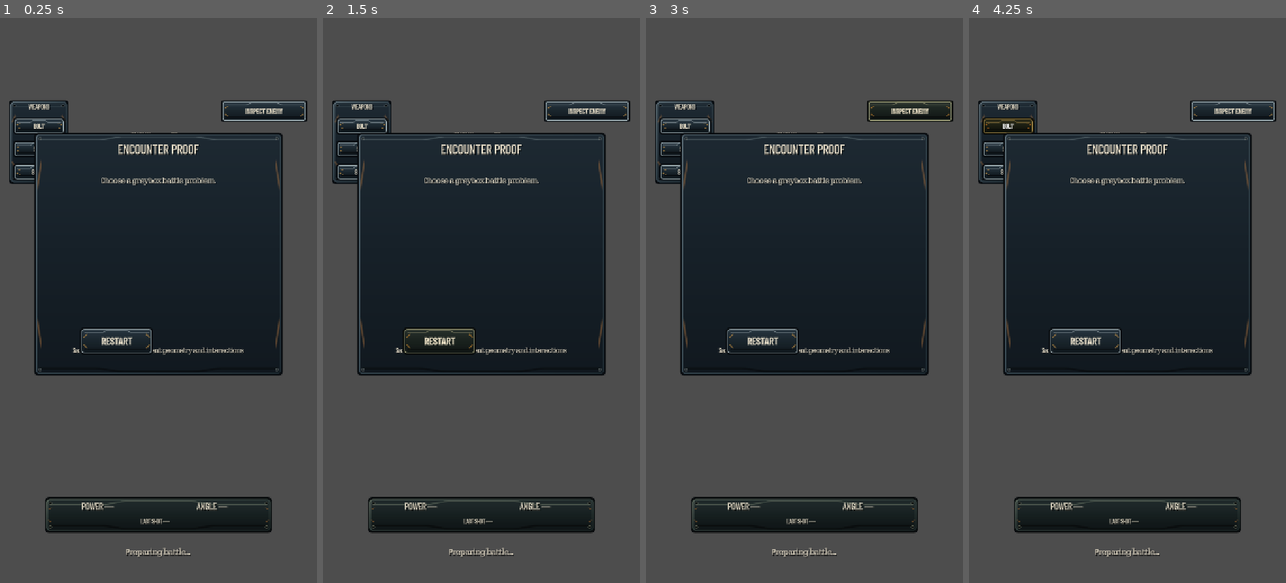
Above: before the commit, frames 1-4 (left to right).
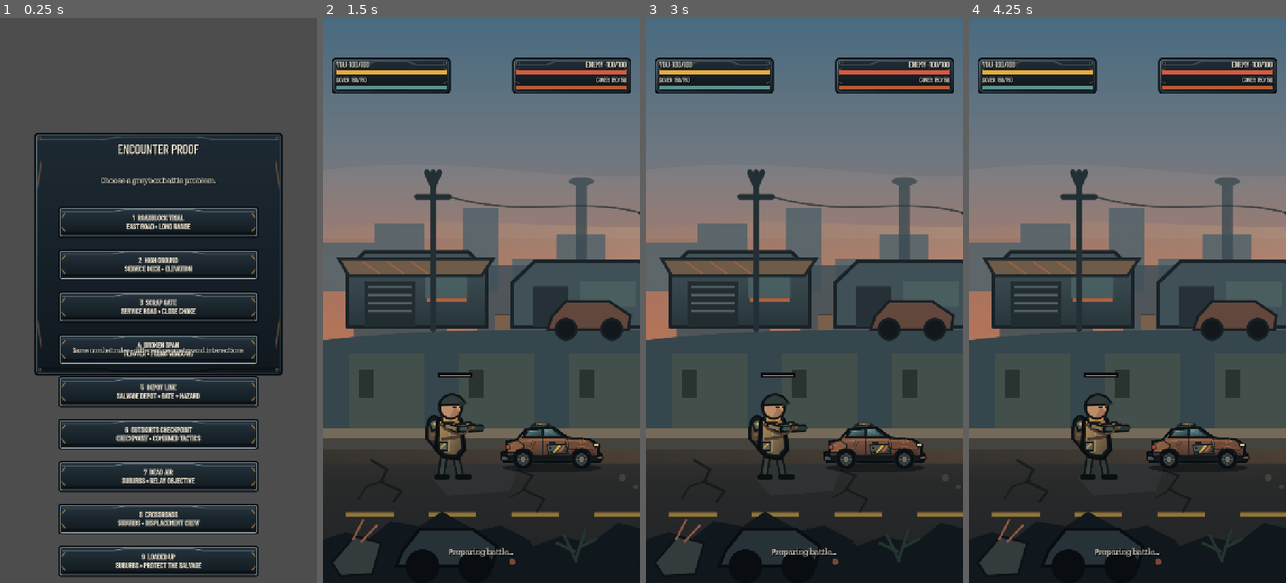
Above: after the commit, the same moments.

Repository: phantompixel-developer/FortKnocks
Game: Godot game, scene res://game/battle/battle.tscn
Two runs of this game, one before a commit and one after it. Both use one fixed random seed, a clock stepped at 60 frames per second and the inputs below. This scene is started directly instead of the project's main scene.
Inputs (mouse positions are in pixels of both pictures, inside the frame that each line leads up to):
- Up to frame 1 (0.25 s): no input
- Up to frame 2 (1.5 s): click (440, 340) at 0.5 s, where only the run before the commit has a clickable "RESTART"; click (440, 340) at 1.25 s, where only the run before the commit has a clickable "RESTART"
- Up to frame 3 (3 s): click (763, 340) at 2 s, where only the run before the commit has a clickable "RESTART"; click (909, 108) at 2.75 s, where only the run before the commit has a clickable "INSPECT ENEMY"
- Up to frame 4 (4.25 s): click (1007, 125) at 3.5 s, where only the run before the commit has a clickable "BOLT"

The runs differ from the first frame. In frame 1, 22% of the frame differs, in the area x 2-97%, y 14-99%; in frame 2, 80%, in the area x 0-100%, y 0-100%; in frame 3, 79%; in frame 4, 79%.
Error before the commit: Cannot call method 'add_theme_color_override' on a null value. (res://game/battle/battle_controller.gd:146)
Error after the commit: Cannot call method 'add_theme_color_override' on a null value. (res://game/battle/battle_controller.gd:157)

Commit message:
feat: finish live gameplay HUD polish

Diff:
--- a/game/battle/battle_controller.gd
+++ b/game/battle/battle_controller.gd
@@ -53,9 +53,20 @@
 @onready var hud_root: Control = $HUD/Root
 @onready var player_status_card: ColorRect = $HUD/Root/PlayerStatusCard
 @onready var enemy_status_card: ColorRect = $HUD/Root/EnemyStatusCard
+@onready var health_label: Label = $HUD/Root/PlayerStatusCard/HealthLabel
+@onready var player_cover_label: Label = $HUD/Root/PlayerStatusCard/CoverLabel
+@onready var player_health_bar_back: ColorRect = $HUD/Root/PlayerStatusCard/HealthBarBack
+@onready var player_health_bar_fill: ColorRect = $HUD/Root/PlayerStatusCard/HealthBarFill
+@onready var player_cover_bar_back: ColorRect = $HUD/Root/PlayerStatusCard/CoverBarBack
+@onready var player_cover_bar_fill: ColorRect = $HUD/Root/PlayerStatusCard/CoverBarFill
+@onready var enemy_health_label: Label = $HUD/Root/EnemyStatusCard/HealthLabel
+@onready var enemy_cover_label: Label = $HUD/Root/EnemyStatusCard/CoverLabel
+@onready var enemy_health_bar_back: ColorRect = $HUD/Root/EnemyStatusCard/HealthBarBack
+@onready var enemy_health_bar_fill: ColorRect = $HUD/Root/EnemyStatusCard/HealthBarFill
+@onready var enemy_cover_bar_back: ColorRect = $HUD/Root/EnemyStatusCard/CoverBarBack
+@onready var enemy_cover_bar_fill: ColorRect = $HUD/Root/EnemyStatusCard/CoverBarFill
 @onready var turn_label: Label = $HUD/Root/TurnLabel
-@onready var health_label: Label = $HUD/Root/HealthLabel
-@onready var enemy_health_label: Label = $HUD/Root/EnemyHealthLabel
+@onready var feedback_plate: ColorRect = $HUD/Root/FeedbackPlate
 @onready var feedback_label: Label = $HUD/Root/FeedbackLabel
 @onready var enemy_locator_label: Label = $HUD/Root/EnemyLocatorLabel
 @onready var hint_label: Label = $HUD/Root/HintLabel
@@ -145,7 +156,13 @@
 func _style_live_hud() -> void:
 	turn_label.add_theme_color_override("font_color", ThemeScript.HAZARD)
 	health_label.add_theme_color_override("font_color", ThemeScript.BONE)
+	player_cover_label.add_theme_color_override("font_color", ThemeScript.MUTED)
 	enemy_health_label.add_theme_color_override("font_color", Color("ef9b84"))
+	enemy_cover_label.add_theme_color_override("font_color", ThemeScript.MUTED)
+	player_health_bar_fill.color = ThemeScript.HAZARD
+	player_cover_bar_fill.color = ThemeScript.OXIDE
+	enemy_health_bar_fill.color = ThemeScript.SIGNAL
+	enemy_cover_bar_fill.color = ThemeScript.RUST
 	enemy_locator_label.add_theme_color_override("font_color", ThemeScript.COLD)
 	feedback_label.add_theme_color_override("font_color", ThemeScript.HAZARD)
 	var weapon_title := weapon_tray.get_node("Title") as Label
@@ -165,12 +182,11 @@
 		player_status_card,
 		enemy_status_card,
 		turn_label,
-		health_label,
-		enemy_health_label,
 		inspect_button,
 		enemy_locator_label,
 		weapon_tray,
 		weapon_info_card,
+		feedback_plate,
 		feedback_label,
 		control_deck,
 		target_card,
@@ -200,16 +216,15 @@
 	var bottom_shift := size_delta.y - maxf(0.0, safe.w)
 
 	_set_hud_control_shift(player_status_card, Vector2(left_shift, top_shift))
-	_set_hud_control_shift(health_label, Vector2(left_shift, top_shift))
 	_set_hud_control_shift(weapon_tray, Vector2(left_shift, top_shift))
 
 	_set_hud_control_shift(enemy_status_card, Vector2(right_shift, top_shift))
-	_set_hud_control_shift(enemy_health_label, Vector2(right_shift, top_shift))
 	_set_hud_control_shift(inspect_button, Vector2(right_shift, top_shift))
 
 	_set_hud_control_shift(turn_label, Vector2(center_shift_x, top_shift))
 	_set_hud_control_shift(weapon_info_card, Vector2(center_shift_x, top_shift))
 	_set_hud_control_shift(enemy_locator_label, Vector2(center_shift_x, top_shift))
+	_set_hud_control_shift(feedback_plate, Vector2(center_shift_x, size_delta.y * 0.35))
 	_set_hud_control_shift(feedback_label, Vector2(center_shift_x, size_delta.y * 0.35))
 
 	_set_hud_control_shift(control_deck, Vector2(center_shift_x, bottom_shift))
@@ -278,6 +293,7 @@
 		weapon_info_card,
 		control_deck,
 		target_card,
+		feedback_plate,
 		mission_brief_card,
 		encounter_picker,
 		result_card,
@@ -294,6 +310,7 @@
 	player.health_changed.connect(_on_health_changed)
 	enemy.health_changed.connect(_on_health_changed)
 	player_cover.health_changed.connect(_on_health_changed)
+	enemy_cover.health_changed.connect(_on_health_changed)
 	power_cell.discharged.connect(_on_power_cell_discharged)
 	inspect_button.pressed.connect(_inspect_enemy)
 	scrap_bolt_button.pressed.connect(func() -> void: _select_weapon(_player_weapon("scrap_bolt")))
@@ -318,6 +335,7 @@
 	result_card.visible = false
 	restart_button.visible = false
 	change_encounter_button.visible = false
+	feedback_plate.visible = false
 	feedback_label.visible = false
 	last_impact_marker.clear_marker()
 
@@ -517,6 +535,7 @@
 	_drag_start = screen_position
 	_set_weapon_choice_ui_visible(false)
 	inspect_button.visible = false
+	enemy_locator_label.visible = false
 	_aim_power = 0.0
 	_aim_angle_degrees = 0.0
 	power_label.text = "POWER 0%"
@@ -566,6 +585,8 @@
 		aim_guide.clear()
 		_set_weapon_choice_ui_visible(true)
 		inspect_button.visible = true
+		enemy_locator_label.visible = enemy.is_alive()
+		_update_enemy_locator()
 		power_label.text = "POWER —"
 		angle_label.text = "ANGLE —"
 		hint_label.text = "Pull back to aim • release to fire"
@@ -631,12 +652,12 @@
 	shock_capsule_button.visible = _is_weapon_allowed(ShockCapsule as WeaponDefinition)
 
 	if _campaign_managed and not _campaign_weapon_ids.is_empty():
-		weapon_tray.offset_bottom = 312.0
+		weapon_tray.offset_bottom = 330.0
 		if shock_capsule_button.visible and not heavy_slug_button.visible:
 			shock_capsule_button.offset_top = 92.0
 			shock_capsule_button.offset_bottom = 134.0
 	else:
-		weapon_tray.offset_bottom = 360.0
+		weapon_tray.offset_bottom = 378.0
 		shock_capsule_button.offset_top = 144.0
 		shock_capsule_button.offset_bottom = 186.0
 
@@ -1226,15 +1247,24 @@
 		_feedback_tween.kill()
 
 	feedback_label.text = message
+	feedback_plate.visible = true
 	feedback_label.visible = true
+	feedback_plate.modulate = Color.WHITE
 	feedback_label.modulate = Color.WHITE
-	feedback_label.scale = Vector2(0.82, 0.82)
+	feedback_plate.scale = Vector2(0.90, 0.90)
+	feedback_label.scale = Vector2(0.86, 0.86)
 
 	_feedback_tween = create_tween()
 	_feedback_tween.set_parallel(true)
+	_feedback_tween.tween_property(feedback_plate, "scale", Vector2.ONE, 0.12).set_trans(Tween.TRANS_BACK).set_ease(Tween.EASE_OUT)
 	_feedback_tween.tween_property(feedback_label, "scale", Vector2.ONE, 0.12).set_trans(Tween.TRANS_BACK).set_ease(Tween.EASE_OUT)
-	_feedback_tween.tween_property(feedback_label, "modulate:a", 0.0, 0.62).set_delay(0.22)
-	_feedback_tween.chain().tween_callback(func() -> void: feedback_label.visible = false)
+	_feedback_tween.tween_property(feedback_plate, "modulate:a", 0.0, 0.66).set_delay(0.24)
+	_feedback_tween.tween_property(feedback_label, "modulate:a", 0.0, 0.66).set_delay(0.24)
+	_feedback_tween.chain().tween_callback(_hide_feedback)
+
+func _hide_feedback() -> void:
+	feedback_plate.visible = false
+	feedback_label.visible = false
 
 func _calculate_enemy_velocity(origin: Vector2, target: Vector2, weapon: WeaponDefinition) -> Vector2:
 	var gravity := float(ProjectSettings.get_setting("physics/2d/default_gravity", 980.0))
@@ -1436,17 +1466,35 @@
 	_update_hud()
 
 func _update_hud() -> void:
-	health_label.text = "YOU %d/%d  •  COVER %d/%d" % [
-		player.health,
-		player.max_health,
-		player_cover.health,
-		player_cover.max_health,
-	]
-	enemy_health_label.text = "ENEMY %d/%d" % [enemy.health, enemy.max_health]
+	health_label.text = "YOU  %d/%d" % [player.health, player.max_health]
+	player_cover_label.text = "COVER  %d/%d" % [player_cover.health, player_cover.max_health]
+	enemy_health_label.text = "ENEMY  %d/%d" % [enemy.health, enemy.max_health]
+	enemy_cover_label.text = "COVER  %d/%d" % [enemy_cover.health, enemy_cover.max_health]
+	_update_status_bar(player_health_bar_back, player_health_bar_fill, player.health, player.max_health, ThemeScript.HAZARD)
+	_update_status_bar(player_cover_bar_back, player_cover_bar_fill, player_cover.health, player_cover.max_health, ThemeScript.OXIDE)
+	_update_status_bar(enemy_health_bar_back, enemy_health_bar_fill, enemy.health, enemy.max_health, ThemeScript.SIGNAL)
+	_update_status_bar(enemy_cover_bar_back, enemy_cover_bar_fill, enemy_cover.health, enemy_cover.max_health, ThemeScript.RUST)
 	if enemy_locator_label.visible:
 		_update_enemy_locator()
 	if target_card.visible:
 		_update_target_card()
+
+func _update_status_bar(
+	back: ColorRect,
+	fill: ColorRect,
+	current: int,
+	maximum: int,
+	normal_color: Color
+) -> void:
+	if back == null or fill == null:
+		return
+	var ratio := 0.0
+	if maximum > 0:
+		ratio = clampf(float(current) / float(maximum), 0.0, 1.0)
+	var width := back.offset_right - back.offset_left
+	fill.offset_left = back.offset_left
+	fill.offset_right = back.offset_left + width * ratio
+	fill.color = ThemeScript.SIGNAL if ratio <= 0.30 else normal_color
 
 func _update_target_card() -> void:
 	target_title_label.text = _current_mission.objective_text if _current_mission != null else "TARGET STATUS"
